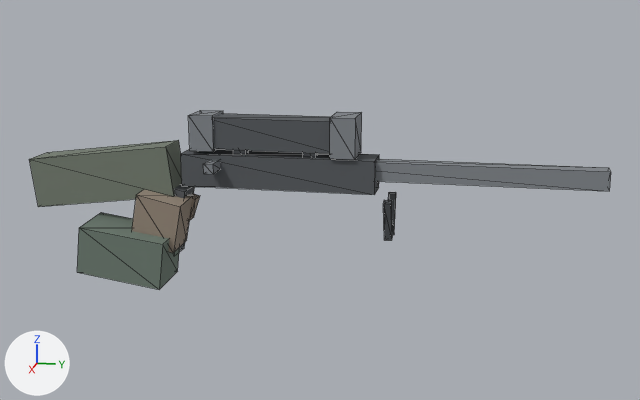
The glTF model assets/models/weapon_sniper.glb, before and after one commit.
Rendered twice from a 50 mm camera at (1.904, 0.713, 0.432) aimed at (0.025, 0.337, -0.038). Every picture has the same lights, and +X, +Y and +Z are marked at lower left. The picture after the commit comes second. Mesh edges are drawn as thin lines. Vertices at exactly the same position are counted once.

The first picture shows 'weapon_sniper_root'.
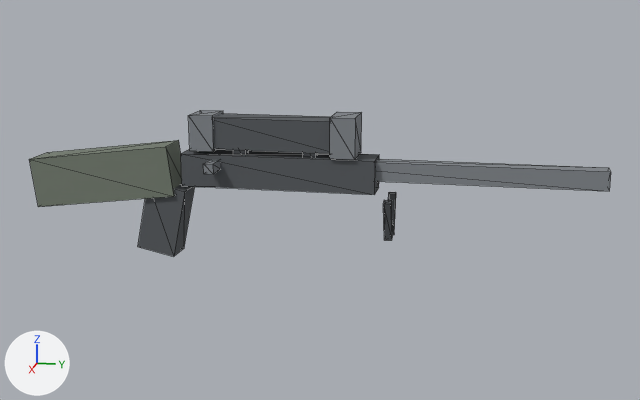
Location of each change, [x1, y1, x2, y2] in pixels of the pictures (640 x 400 px):
'weapon_sniper_root', reshaped (18% shorter)
    before: [29, 110, 611, 290]
    after: [29, 110, 611, 257]
part 1 of me_mesh_0, deleted (brown)
    before: [132, 189, 193, 253]
part 2 of me_mesh_0, deleted
    before: [189, 194, 200, 220]
part 3 of me_mesh_0, deleted
    before: [77, 213, 179, 290]

The change, as a list of edits to the scene's bpy script:
```text
Change me_mesh_0:
    used by ob_weapon_sniper_root; location = (0.0, 0.0, 0.0)
    remove me_mesh_0.from_pydata(...)  # 120 vertices, 180 faces; spans x -0.052..0.12, y -0.351..0.95, z -0.241..0.15
    add me_mesh_0.from_pydata(...)  # 96 vertices, 144 faces; spans x -0.052..0.086, y -0.351..0.95, z -0.188..0.15
    me_mesh_0 part 1: the loose piece of 8 vertices spanning x -0.006..0.086, y -0.094..0.034, z -0.165..-0.025 is deleted
    me_mesh_0 part 2: the loose piece of 8 vertices spanning x -0.029..0.005, y -0.049..0.039, z -0.108..-0.032 is deleted
    me_mesh_0 part 3: the loose piece of 8 vertices spanning x 0.0..0.12, y -0.212..0.002, z -0.241..-0.099 is deleted
```
